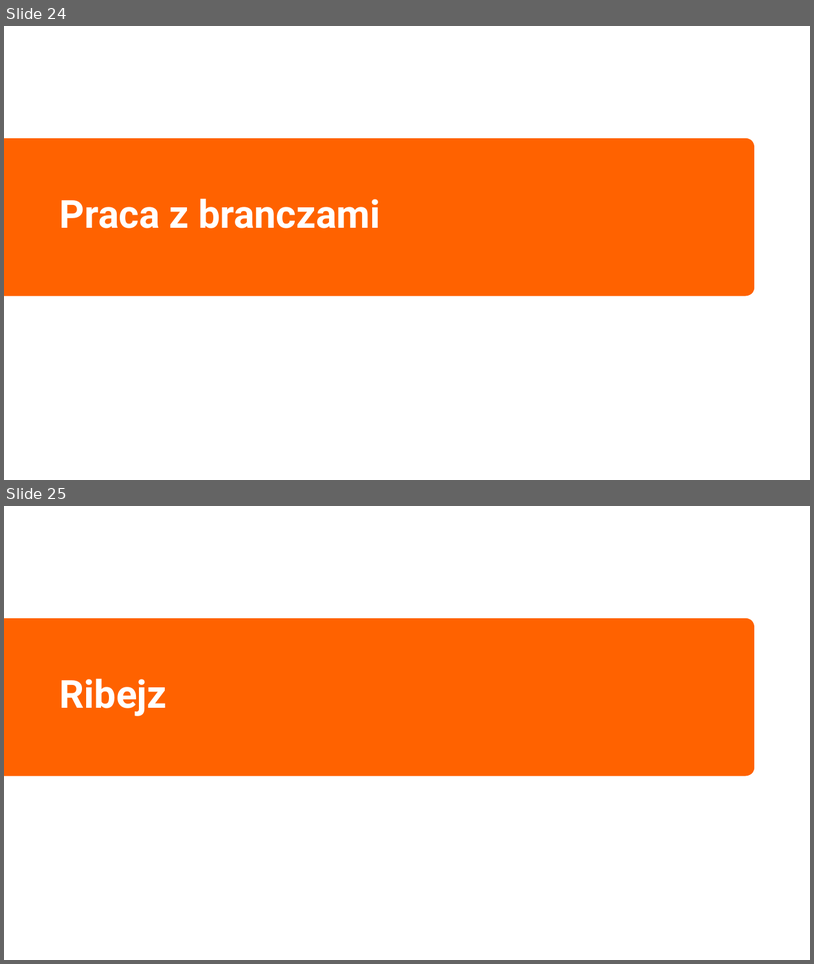
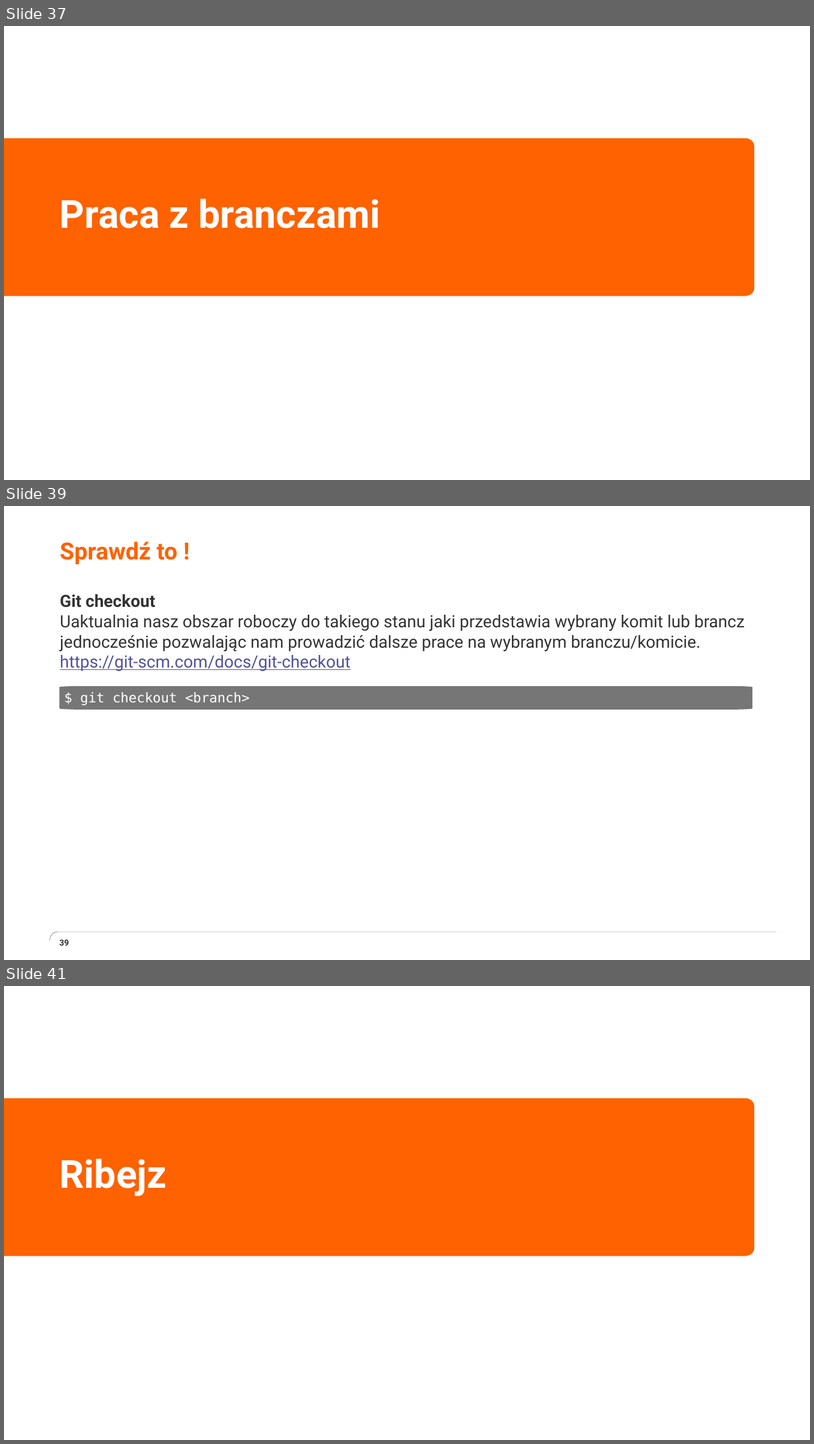
Before and after one commit to grazin/git_materialy, a slide deck: prezentacja/How git are you.pptx. Shown one above the other, each under a label of ours: slides 24 and 25 before the commit, slides 37, 39 and 41 after it; the slides between them are not shown. The pictures are 814x964 and 814x1444 pixels, drawn with LibreOffice and Linux fonts; fonts in the diff are those of the drawing; background and template pictures are left out. Boxes give left, top, right and bottom in pixels: in the first picture for what was removed or moved away, otherwise in the second. Text is boxed around its words. In the diff, an @@ line names an element or a change of style, - is before the commit and + after.

Commit message:
Dodanie paru slajdów o mechanice, zdalnych repo, branczach, cherry picku i podstawach gita

```diff
--- a/prezentacja/How git are you.pptx
+++ b/prezentacja/How git are you.pptx
@@ slide 39 added at [4, 506, 810, 960], background #FFFFFF @@
@@ title added at [60, 541, 178, 564], 28 pt, text #FF6200, bold @@
+Sprawdź to !
@@ text added at [60, 594, 745, 671], 20 pt, text #333333 @@
+Git checkout
+  Uaktualnia nasz obszar roboczy do takiego stanu jaki przedstawia wybrany komit lub brancz jednocześnie pozwalając nam prowadzić dalsze prace na wybranym branczu/komicie.
+  https://git-scm.com/docs/git-checkout
@@ freeform shape added at [60, 685, 753, 709], fill #767676, 16 pt, text #FFFFFF @@
+$ git checkout <branch>
@@ freeform shape added at [50, 931, 777, 940], outline #333333 0.25 pt @@
@@ page number added at [59, 939, 69, 945], 10 pt, text #333333, bold @@
+39
@@ what was slide 24 is now slide 37 @@
@@ what was slide 25 is now slide 41 @@
```
Also in this commit, not shown: 16 other slides added, 1 slide removed, 8 other files.
